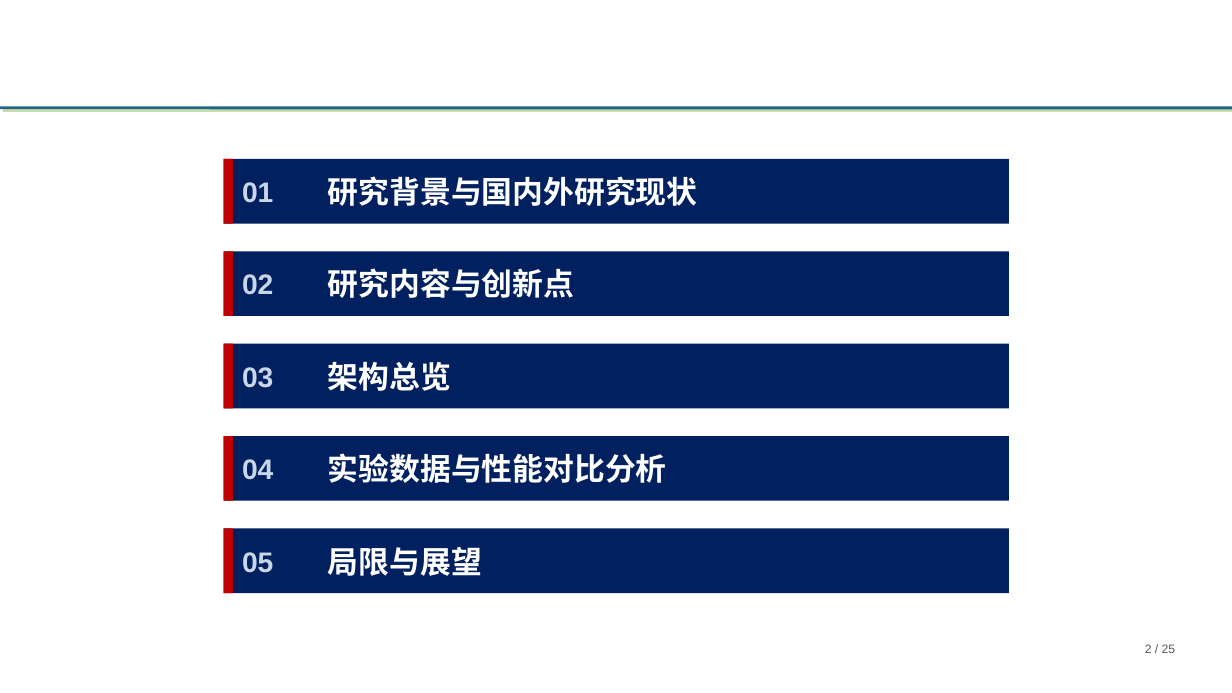
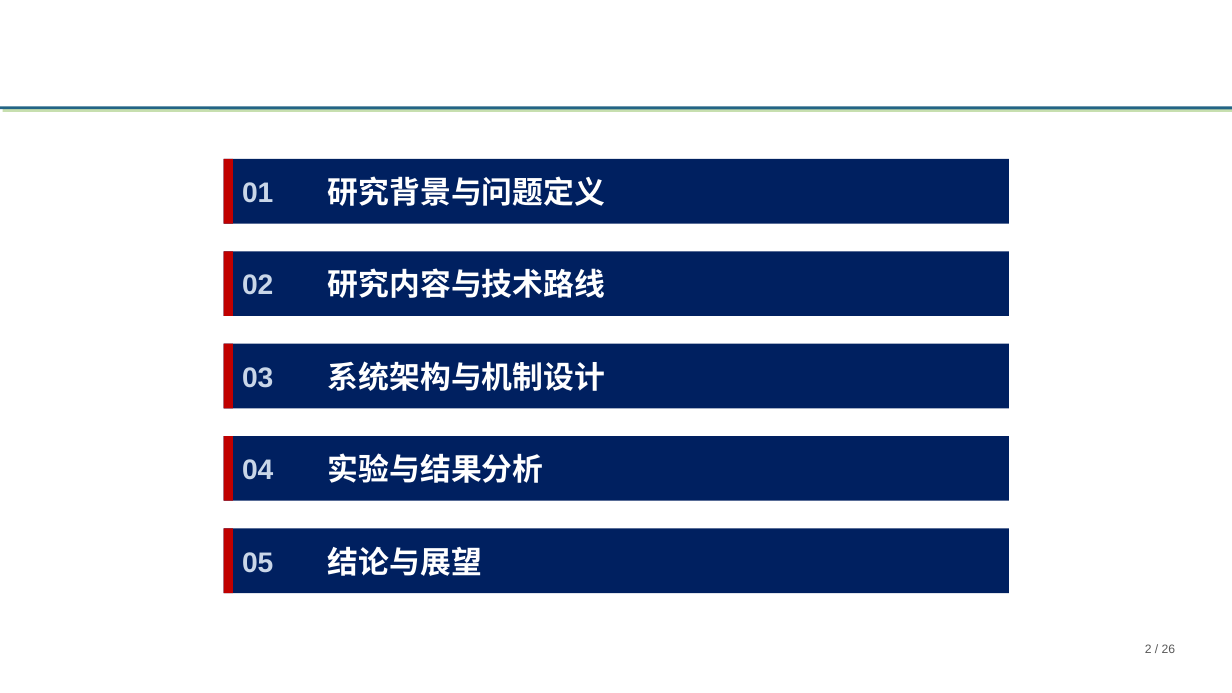
Before and after one commit to tengfei86/godel-scheduler, a slide deck: slide 2 of docs/thesis/defense/基于etcd的分布式Kubernetes调度器研究与实现-高铜.pptx. Drawn at 1232x693 pixels with LibreOffice and Linux fonts; fonts in the diff are those of the drawing; background and template pictures are left out. Boxes give left, top, right and bottom in pixels: in the first picture for what was removed or moved away, otherwise in the second. Text is boxed around its words. In the diff, an @@ line names an element or a change of style, - is before the commit and + after.

Commit message:
refactor(thesis): 按学位答辩语感重写标题、去自评措辞，并补「总结与展望」页
针对“像工作汇报”的反馈，做三件事：

1) 标题学术化（26 页全部重命名，内容不动）
   研究背景与问题定义 / 相关工作与本文定位 / 系统总体架构 /
   Dispatcher 的数据流转 / Scheduler 的调度流程 / 进程内 Binder 的设计 /
   缓存共享机制 CacheAdapter / 四层容错机制设计 / 不变量 I 与证明要点 /
   实验设置与场景设计 / 评价指标与统计口径 / 正确性验证结果 /
   与四类调度器基线的对比 / 主场景时序分析 / 吞吐差异的逐场景分析 /
   尾延迟差异的逐场景分析 / 实例扩展性分析 / 规模与负载形态的影响 /
   故障注入验证：归属漂移 / 故障注入验证：实例失活 / 有效性威胁与局限

2) 去掉成绩式自评（标题、核心句、要点、讲稿全量扫描）
   「仍保持领先」「优势最大」「亮点」「第一性来源」「最强的一组证据」
   「跑得快/绑得对」等表述已替换为“观察 + 差异来源 + 边界”；
   全文再扫描：优势/亮点/最强/跑得快/绑得对/领先 均为 0 处

3) 新增 P25「总结与展望」（六卡：三项工作 + 三个方向，底部一句开源声明）
   使全篇以“结论 + 展望”收口，不再止于数据与局限

顺带修掉一个隐患：讲稿按标题前缀绑定时，键「ENO vs Gödel」同时匹配到
吞吐/尾延迟/实例扩展三页，导致三页共用同一段讲稿；已改为完整标题作键。

校验：26 页；讲稿 4 801 字 ≈ 20.0 分钟（@240）/ 18.5 分钟（@260）；
无形状越界；每页均有讲稿。

```diff
--- a/docs/thesis/defense/基于etcd的分布式Kubernetes调度器研究与实现-高铜.pptx
+++ b/docs/thesis/defense/基于etcd的分布式Kubernetes调度器研究与实现-高铜.pptx
@@ text at [328, 176, 605, 206]: text changed @@
-研究背景与国内外研究现状
+研究背景与问题定义
@@ text at [328, 268, 605, 298]: text changed @@
-研究内容与创新点
+研究内容与技术路线
@@ text at [328, 361, 605, 391]: text changed @@
-架构总览
+系统架构与机制设计
@@ text at [328, 453, 544, 483]: text changed @@
-实验数据与性能对比分析
+实验与结果分析
@@ text at [328, 546, 482, 576]: text changed @@
-局限与展望
+结论与展望
```
Also in this commit, not shown: 24 other slides changed, 1 slide added, 2 other files.
